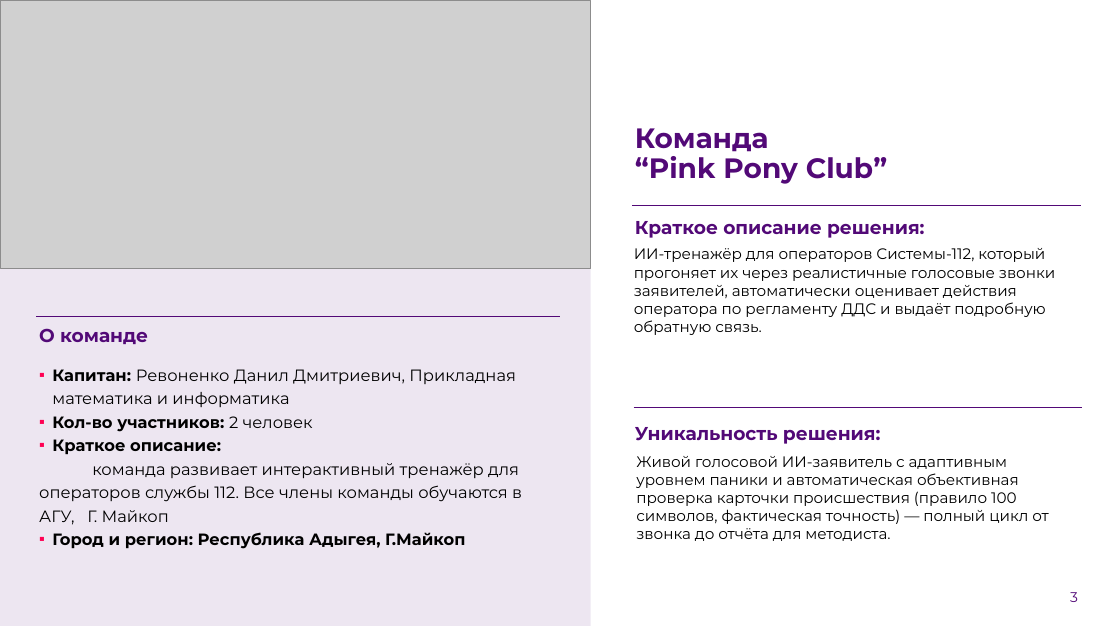
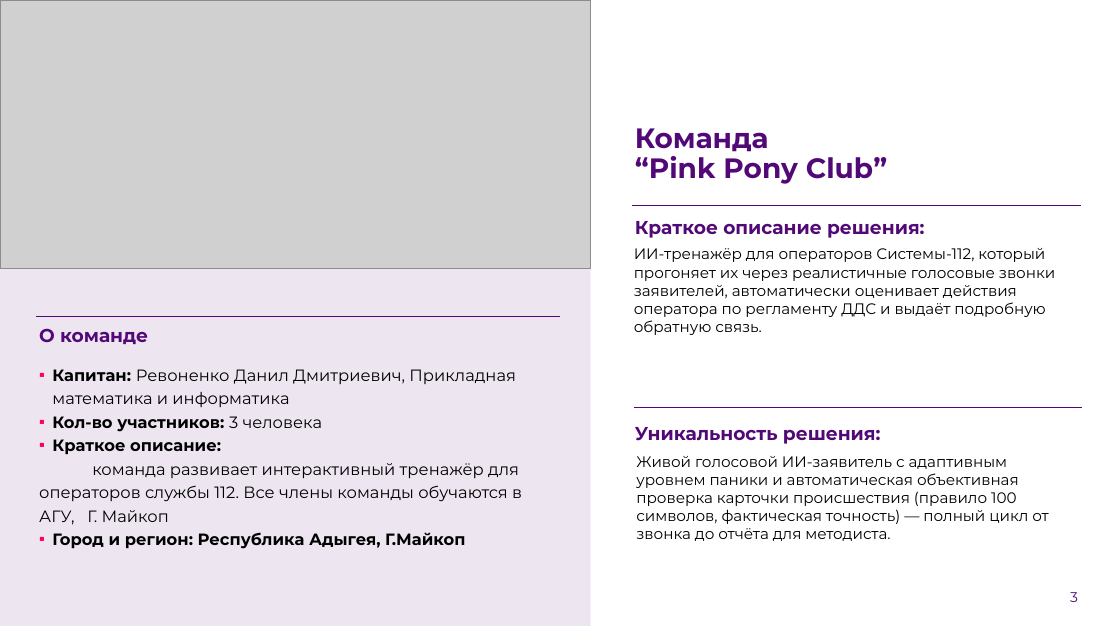
Before and after one commit to Everrain17/Simulator112-Pink-Pony-Club-Team-case-9, a slide deck: slide 3 of presentation/PinkPonyClubTeam-презентация.pptx. Drawn at 1120x630 pixels with LibreOffice and Linux fonts; fonts in the diff are those of the drawing; grey boxes stand for pictures; background and template pictures are left out. Boxes give left, top, right and bottom in pixels: in the first picture for what was removed or moved away, otherwise in the second. Text is boxed around its words. In the diff, an @@ line names an element or a change of style, - is before the commit and + after.

```diff
--- a/presentation/PinkPonyClubTeam-презентация.pptx
+++ b/presentation/PinkPonyClubTeam-презентация.pptx
@@ text at [52,416,322,432]: text changed @@
-▪ Кол-во участников: 2 человек
+▪ Кол-во участников: 3 человека
```
Also in this commit, not shown: 2 other slides changed.
